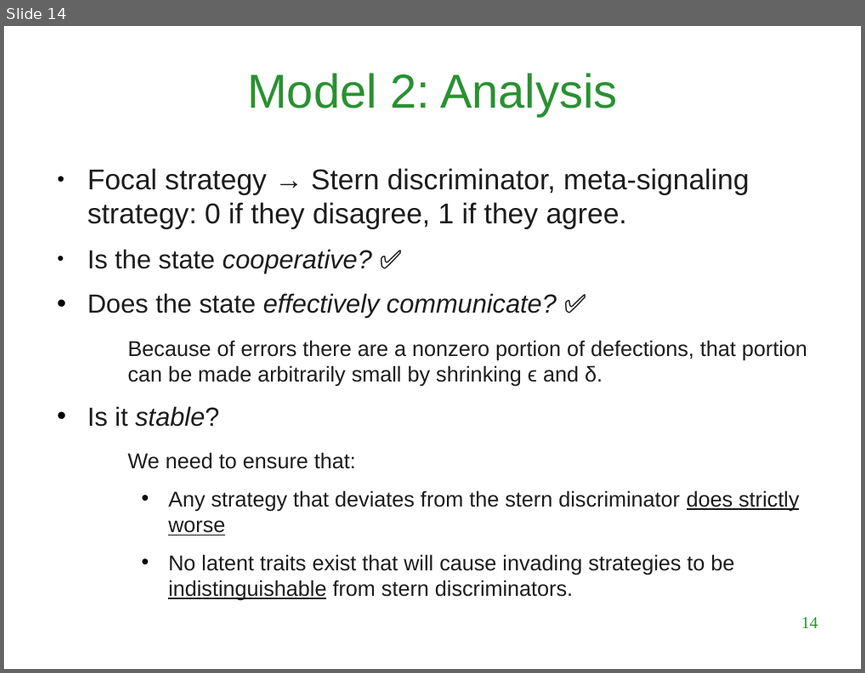
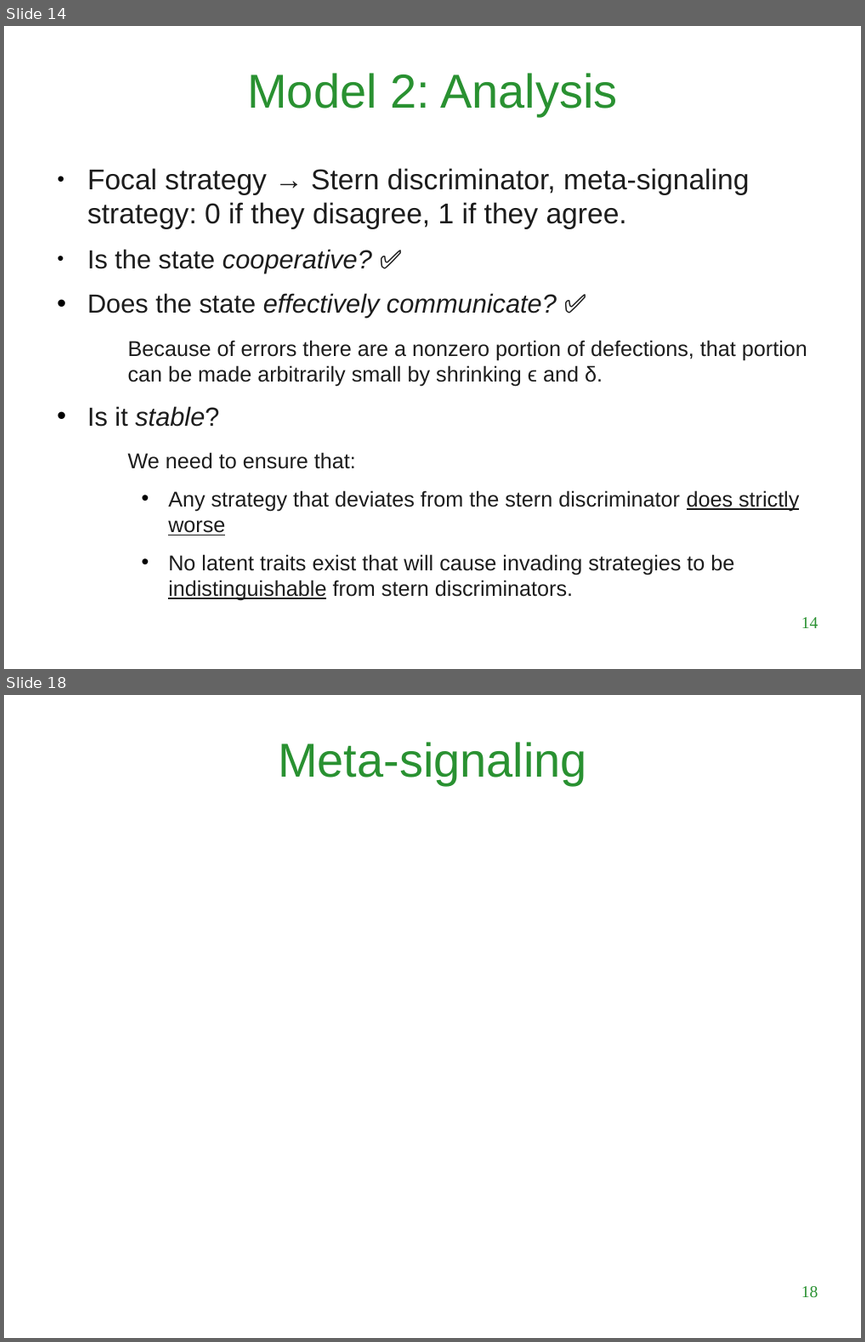
Before and after one commit to LuigiBrosNin/UNI, a slide deck: Master first year/Complex systems and network science/Tit_for_tatting_presentation.odp. Shown one above the other, each under a label of ours: slide 14 before the commit, slides 14 and 18 after it; the slides between them are not shown. The pictures are 865x673 and 865x1342 pixels, drawn with LibreOffice and Linux fonts; fonts in the diff are those of the drawing; background and template pictures are left out. Boxes give left, top, right and bottom in pixels: in the first picture for what was removed or moved away, otherwise in the second. Text is boxed around its words. In the diff, an @@ line names an element or a change of style, - is before the commit and + after.

```diff
--- a/Master first year/Complex systems and network science/Tit_for_tatting_presentation.odp
+++ b/Master first year/Complex systems and network science/Tit_for_tatting_presentation.odp
@@ slide 18 added at box(4, 695, 861, 1338), background #FFFFFF @@
@@ title added at box(278, 742, 587, 785), 40 pt, text #299131 @@
+Meta-signaling
@@ page number added at box(801, 1286, 818, 1298), 14 pt, text #299131 @@
+18
```
Also in this commit, not shown: 5 slides changed, 2 other slides added, 1 other file.
